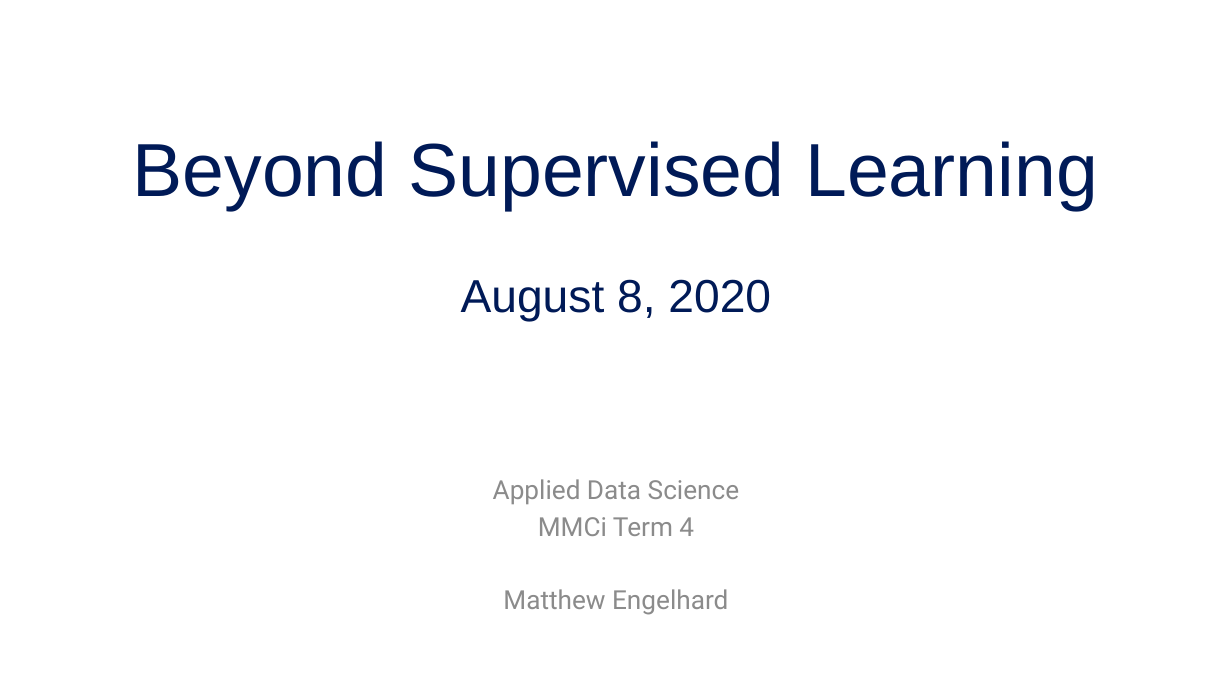
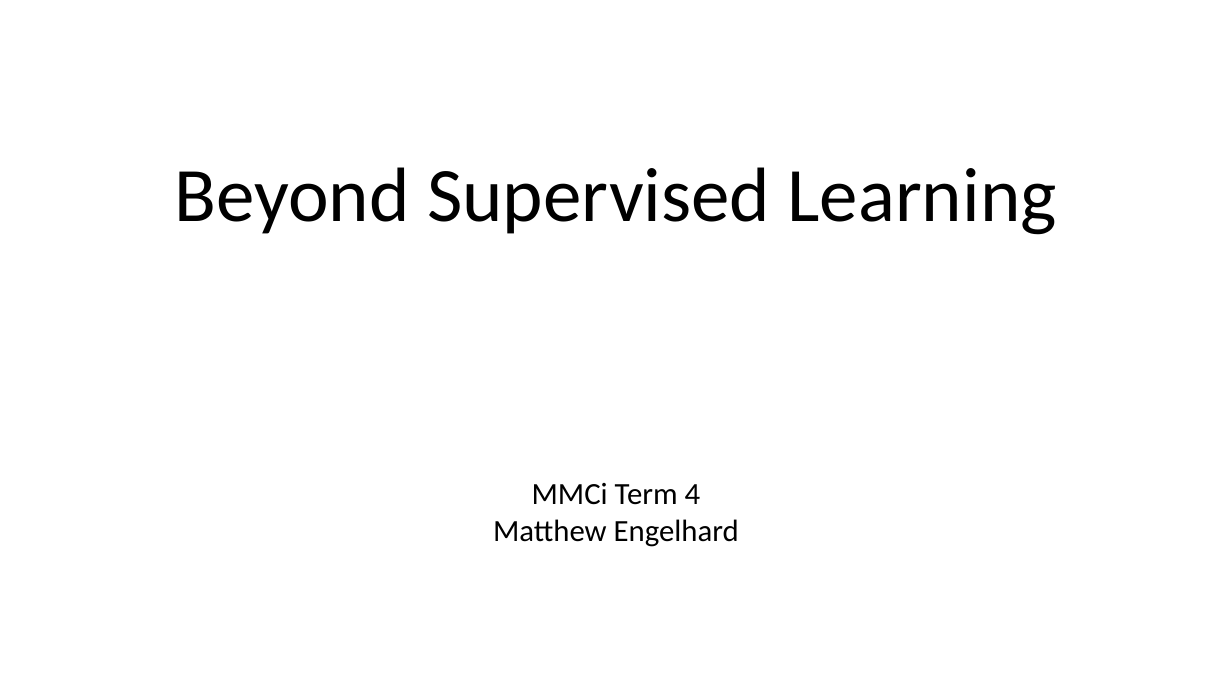
Before and after one commit to mengelhard/mmci_applied_ds, a slide deck: slide 1 of lectures/ll14.pptx. Drawn at 1232x693 pixels with LibreOffice and Linux fonts; fonts in the diff are those of the drawing; background and template pictures are left out. Boxes give left, top, right and bottom in pixels: in the first picture for what was removed or moved away, otherwise in the second. Text is boxed around its words. In the diff, an @@ line names an element or a change of style, - is before the commit and + after.

```diff
--- a/lectures/ll14.pptx
+++ b/lectures/ll14.pptx
@@ title "Beyond Supervised Learning" at (x1=175, y1=167, x2=1057, y2=235): vertical alignment middle to bottom @@
@@ title at (x1=175, y1=167, x2=1057, y2=235): text changed; size 58.7 to 60 pt; font Arial to Calibri; text colour #001A57 to #000000 @@
-Beyond Supervised Learning
-August 8, 2020
+Beyond Supervised Learning
@@ subtitle "MMCi Term 4" at (x1=493, y1=483, x2=739, y2=547): size 20.4 to 24 pt, font Roboto to Calibri, text colour #8C8C8C to #000000; line spacing 1 to 0.9; more space between paragraphs @@
@@ subtitle at (x1=493, y1=479, x2=740, y2=504): paragraph removed @@
-Applied Data Science
```
Also in this commit, not shown: 40 other slides changed, 4 other files.
